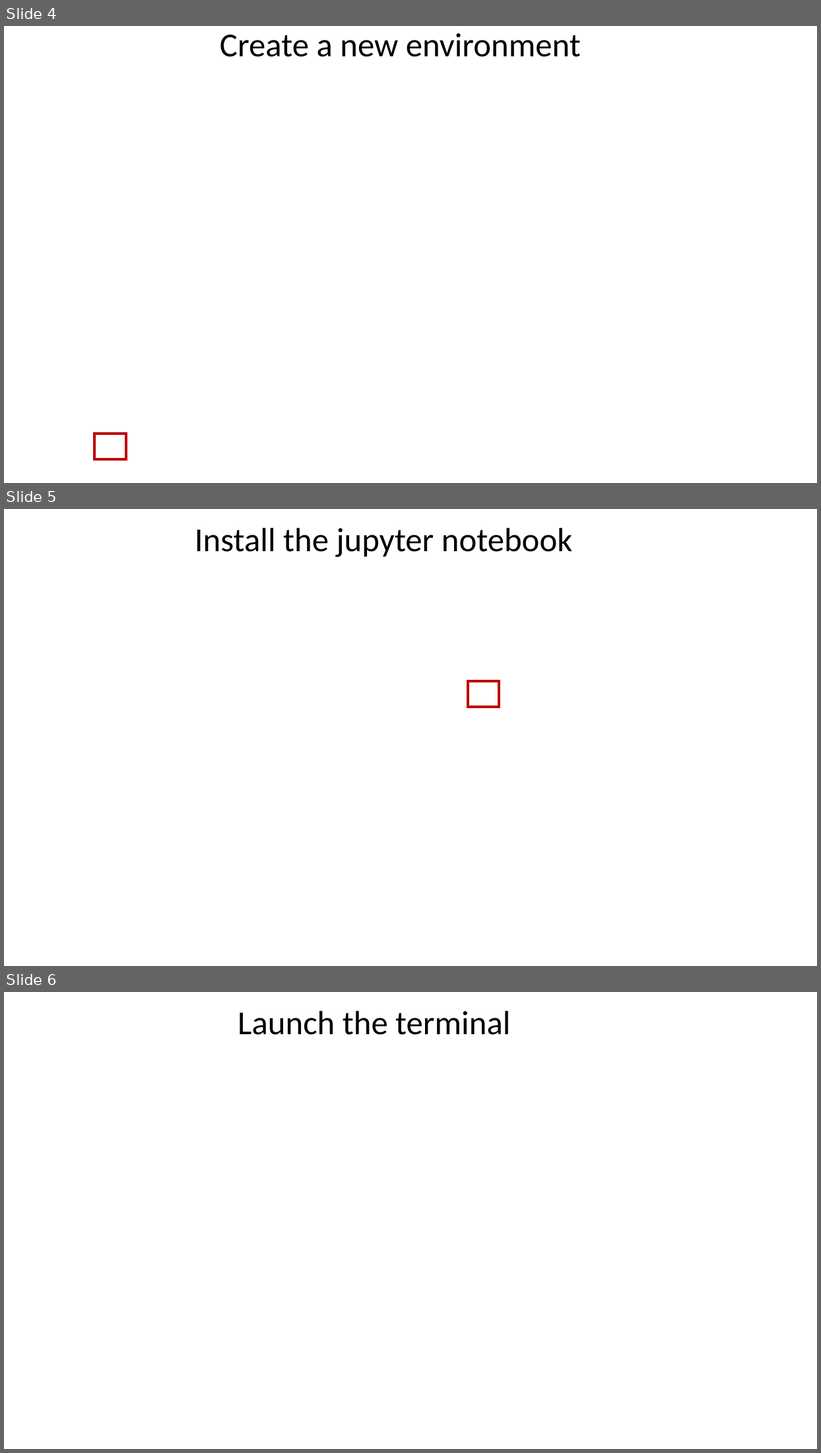
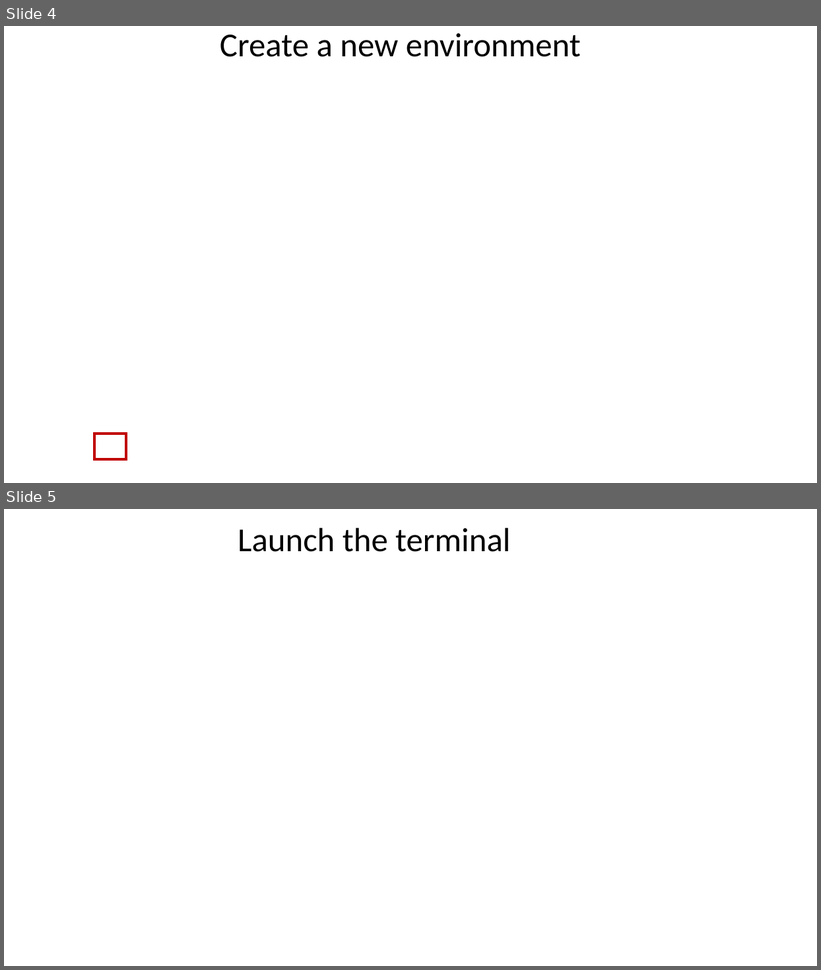
Before and after one commit to mike-babb/intro_to_python, a slide deck: Installing Anaconda and Geopandas.pptx. Shown one above the other, each under a label of ours: slides 4, 5 and 6 before the commit, slides 4 and 5 after it. The pictures are 821x1453 and 821x970 pixels, drawn with LibreOffice and Linux fonts; fonts in the diff are those of the drawing; background and template pictures are left out. Boxes give left, top, right and bottom in pixels: in the first picture for what was removed or moved away, otherwise in the second. Text is boxed around its words. In the diff, an @@ line names an element or a change of style, - is before the commit and + after.

Commit message:
Updates to install slide deck

```diff
--- a/Installing Anaconda and Geopandas.pptx
+++ b/Installing Anaconda and Geopandas.pptx
@@ slide 5 removed at bbox=[4, 509, 817, 966], background picture (left out) @@
@@ title removed at bbox=[195, 527, 573, 557] @@
-Install the jupyter notebook
@@ rectangle removed at bbox=[468, 681, 499, 707] @@
@@ what was slide 6 is now slide 5 @@
```
Also in this commit, not shown: 2 slides changed, 1 other file.
